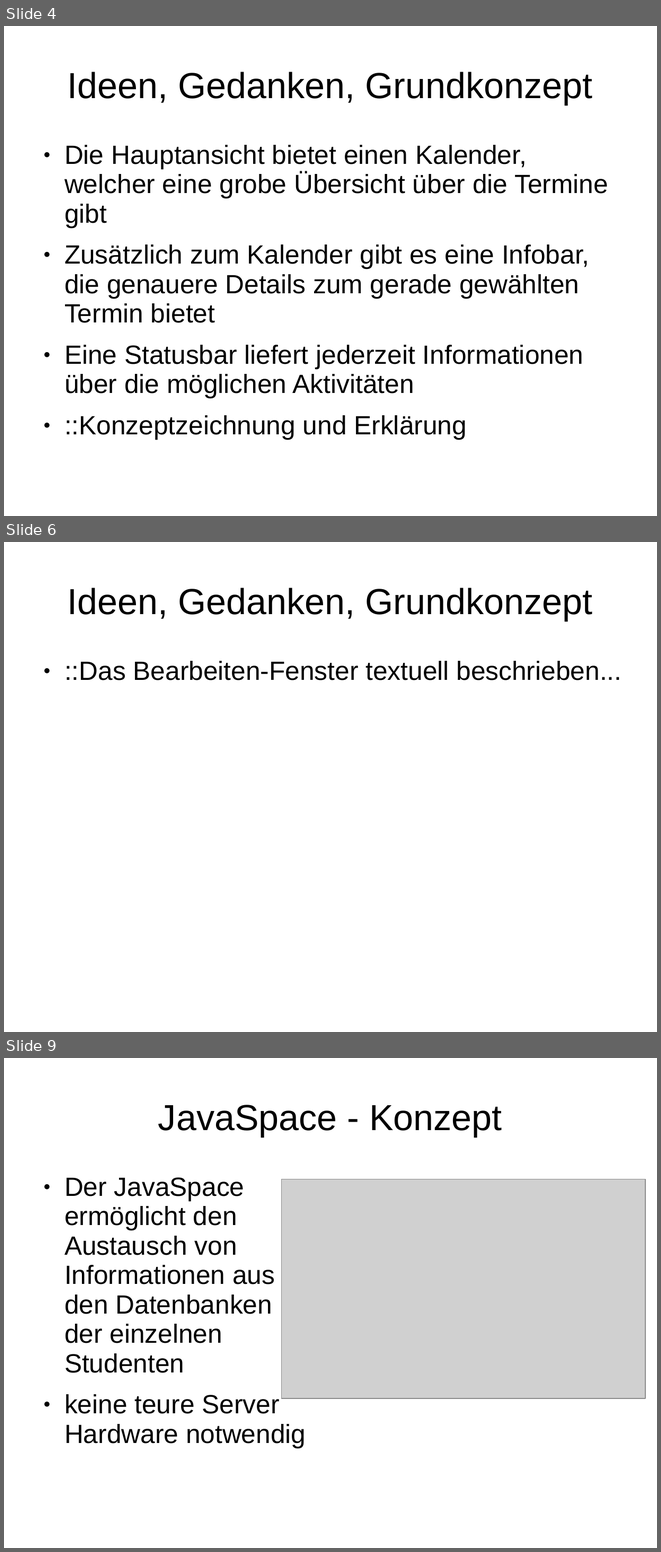
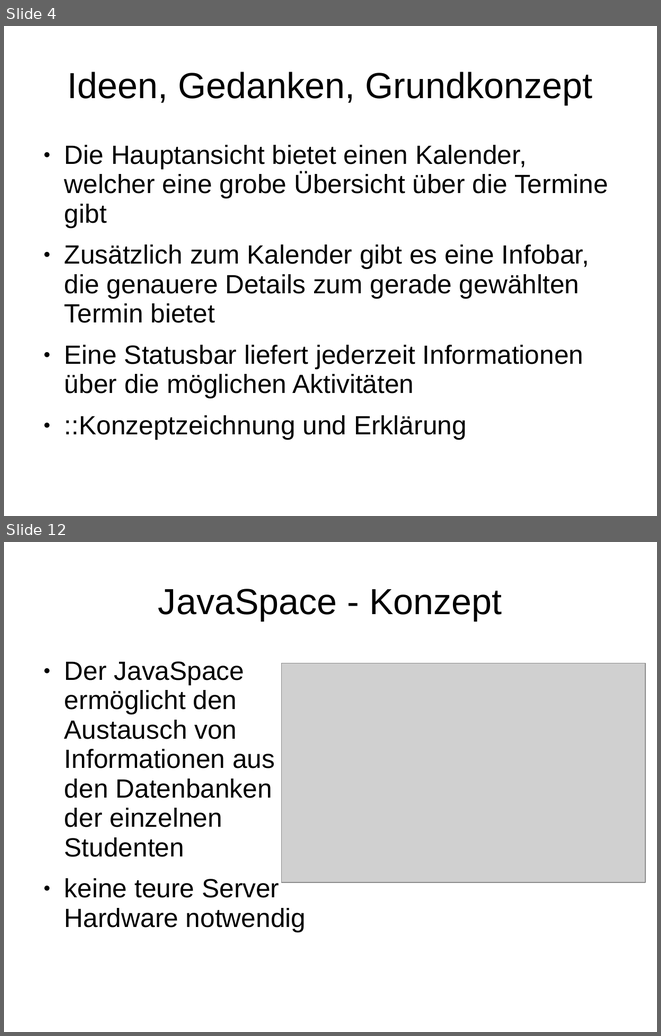
Before and after one commit to BackupTheBerlios/autopsi-svn, a slide deck: trunk/org/mr2/präsentation.ppt. Shown one above the other, each under a label of ours: slides 4, 6 and 9 before the commit, slides 4 and 12 after it; the slides between them are not shown. The pictures are 661x1552 and 661x1036 pixels, drawn with LibreOffice and Linux fonts; fonts in the diff are those of the drawing; grey boxes stand for pictures; background and template pictures are left out. Boxes give left, top, right and bottom in pixels: in the first picture for what was removed or moved away, otherwise in the second. Text is boxed around its words. In the diff, an @@ line names an element or a change of style, - is before the commit and + after.

```diff
--- a/trunk/org/mr2/präsentation.ppt
+++ b/trunk/org/mr2/präsentation.ppt
@@ slide 6 removed at bbox=[4, 542, 657, 1032], background #FFFFFF @@
@@ title removed at bbox=[68, 588, 592, 621] @@
-Ideen, Gedanken, Grundkonzept
@@ text removed at bbox=[64, 661, 621, 680] @@
-● ::Das Bearbeiten-Fenster textuell beschrieben...
@@ what was slide 9 is now slide 12 @@
```
Also in this commit, not shown: 7 slides added, 3 other slides removed, 2 other files.
